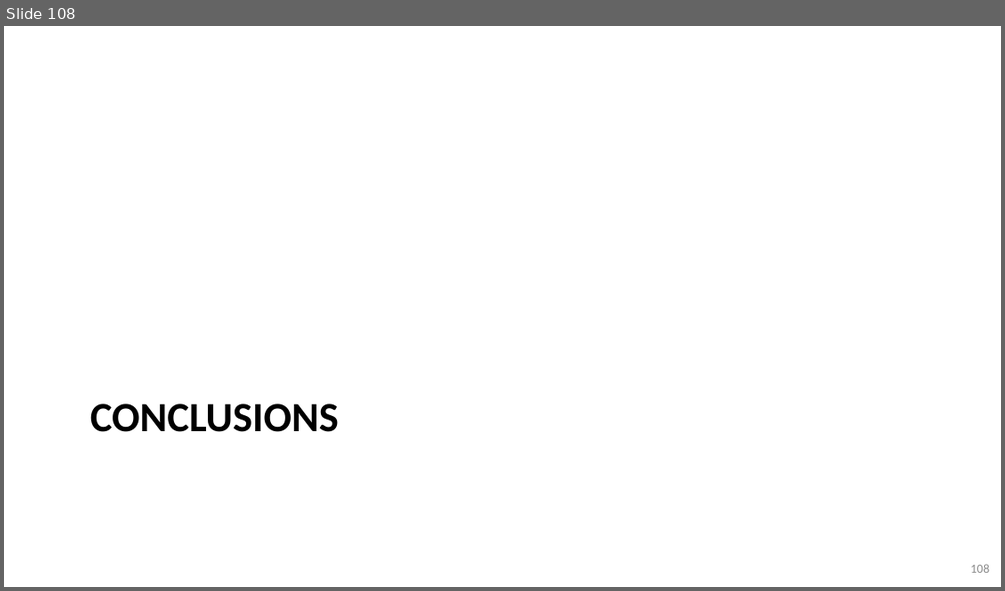
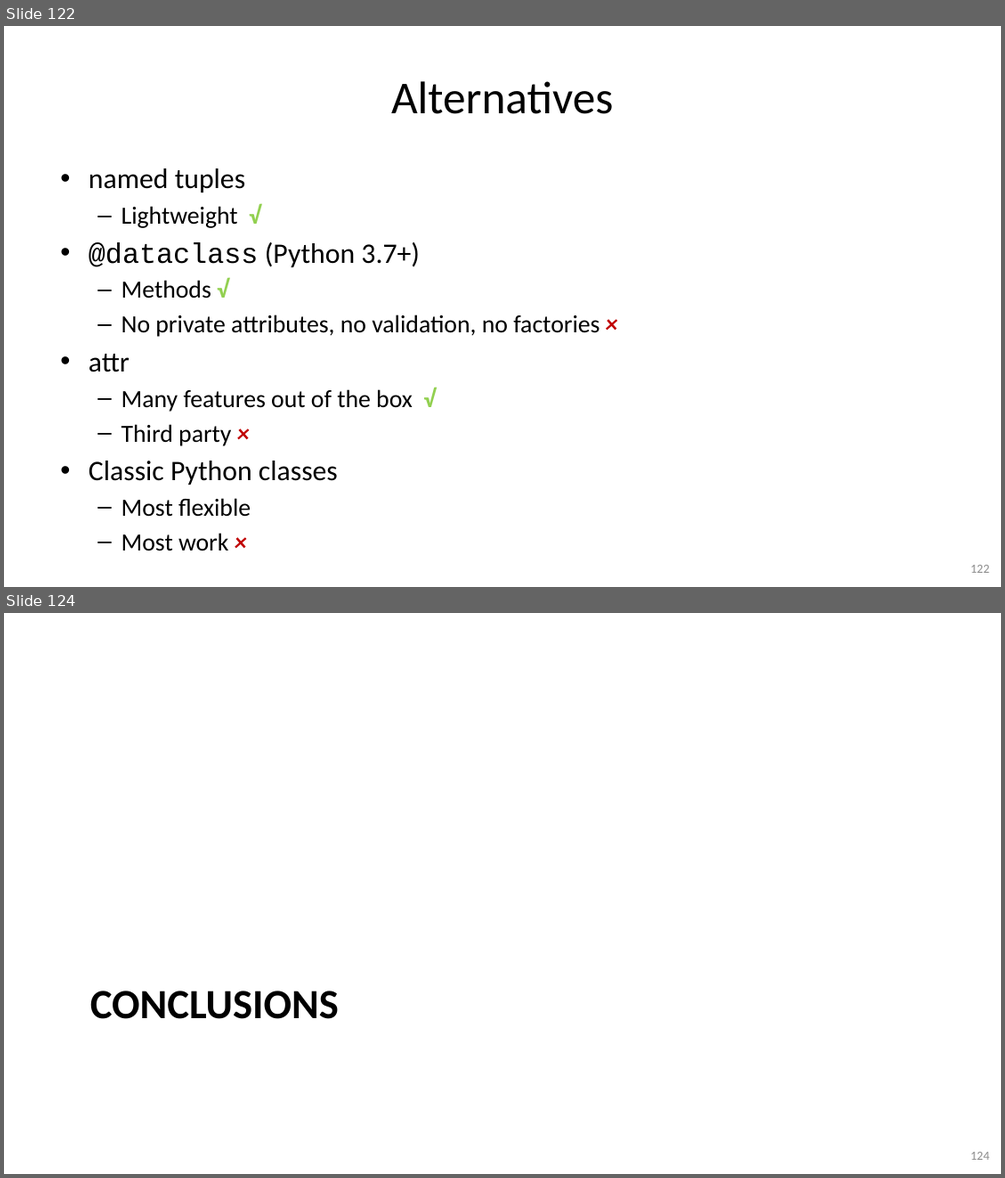
Before and after one commit to gjbex/Python-for-programmers, a slide deck: python_for_programmers.pptx. Shown one above the other, each under a label of ours: slide 108 before the commit, slides 122 and 124 after it; the slides between them are not shown. The pictures are 1005x591 and 1005x1178 pixels, drawn with LibreOffice and Linux fonts; fonts in the diff are those of the drawing. Boxes give left, top, right and bottom in pixels: in the first picture for what was removed or moved away, otherwise in the second. Text is boxed around its words. In the diff, an @@ line names an element or a change of style, - is before the commit and + after.

Commit message:
Add slides on dataclasses

```diff
--- a/python_for_programmers.pptx
+++ b/python_for_programmers.pptx
@@ slide 122 added at [4,26,1001,587], background #FFFFFF @@
@@ title added at [391,81,613,114], 44 pt, text #000000 @@
+Alternatives
@@ text added at [89,168,599,516], 23.8 pt, text #000000 @@
+• named tuples
+  – Lightweight √
+• @dataclass (Python 3.7+)
+  – Methods √
+  – No private attributes, no validation, no factories ×
+• attr
+  – Many features out of the box √
+  – Third party ×
+• Classic Python classes
+  – Most flexible
+  – Most work ×
@@ page number added at [971,564,989,572], 12 pt, text #8C8C8C @@
+122
@@ what was slide 108 is now slide 124 @@
@@ page number at [971,1151,989,1159]: text changed @@
-108
+124
```
Also in this commit, not shown: 15 other slides added.
